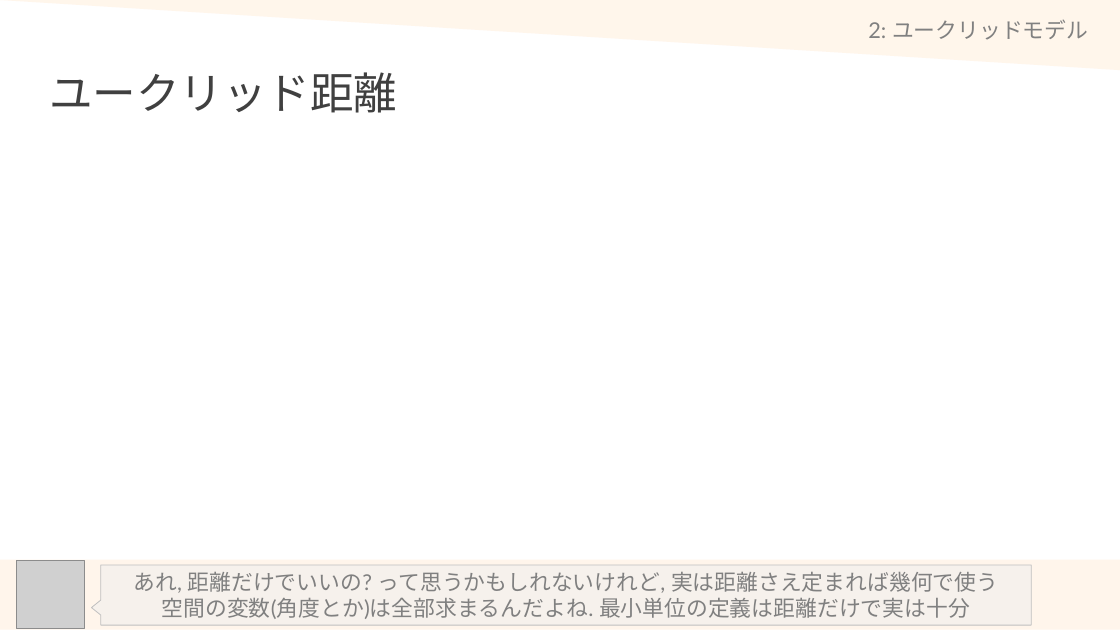
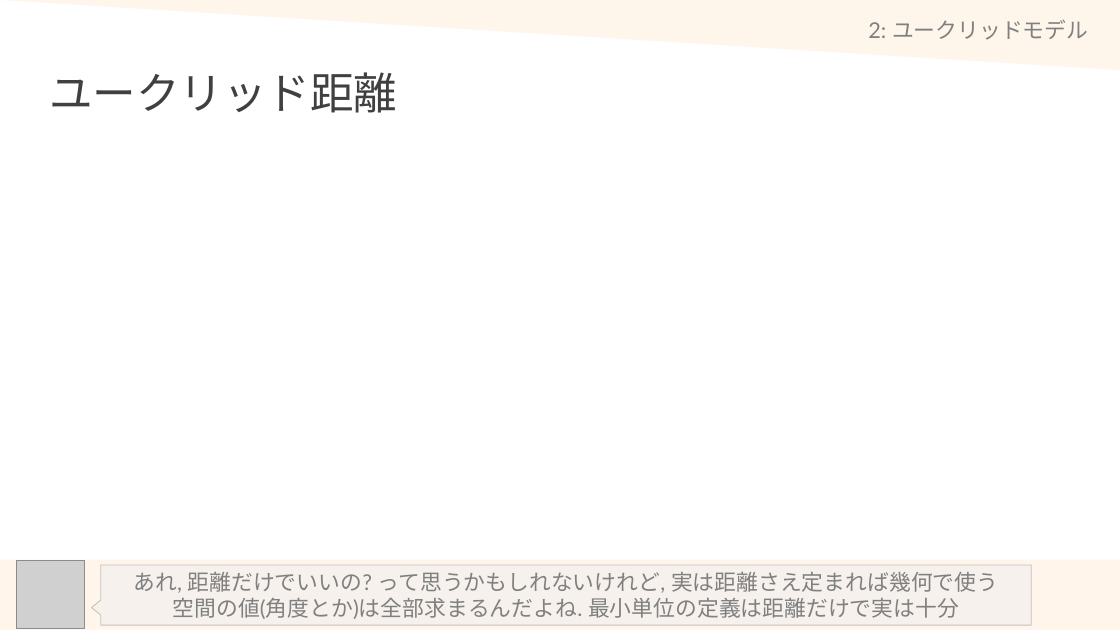
Before and after one commit to math-er/hyperbolic-space, a slide deck: slide 13 of Section2(上半平面とポアンカレ計量)/1-EuclidSpace.pptx. Drawn at 1120x630 pixels with LibreOffice and Linux fonts; fonts in the diff are those of the drawing; grey boxes stand for pictures. Boxes give left, top, right and bottom in pixels: in the first picture for what was removed or moved away, otherwise in the second. Text is boxed around its words. In the diff, an @@ line names an element or a change of style, - is before the commit and + after.

```diff
--- a/Section2(上半平面とポアンカレ計量)/1-EuclidSpace.pptx
+++ b/Section2(上半平面とポアンカレ計量)/1-EuclidSpace.pptx
@@ text in speech box at (173,597,959,619): text changed @@
-空間の変数(角度とか)は全部求まるんだよね. 最小単位の定義は距離だけで実は十分
+空間の値(角度とか)は全部求まるんだよね. 最小単位の定義は距離だけで実は十分
```
Also in this commit, not shown: 11 other slides changed, 7 slides added, 1 slide removed.
